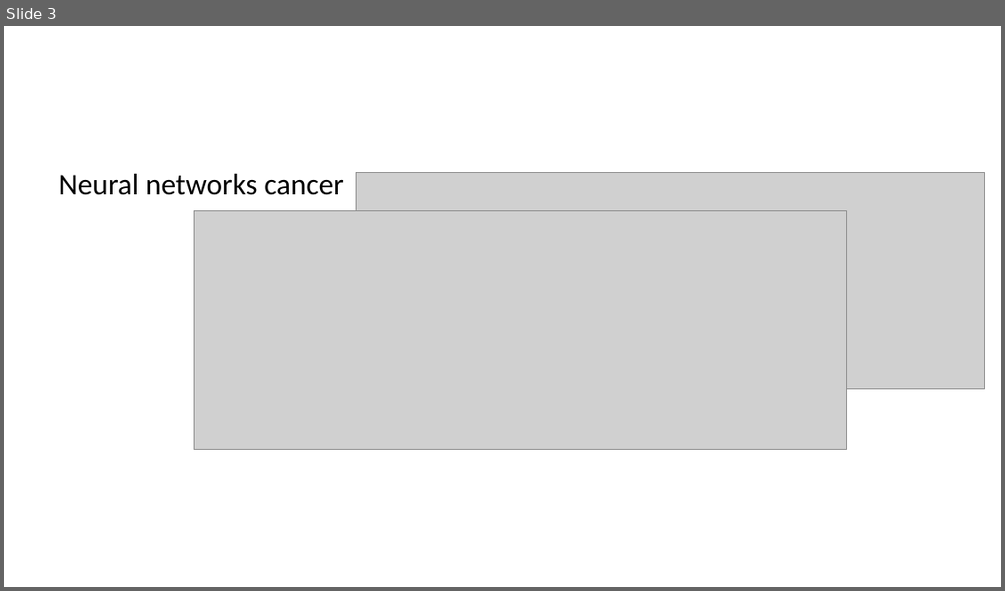
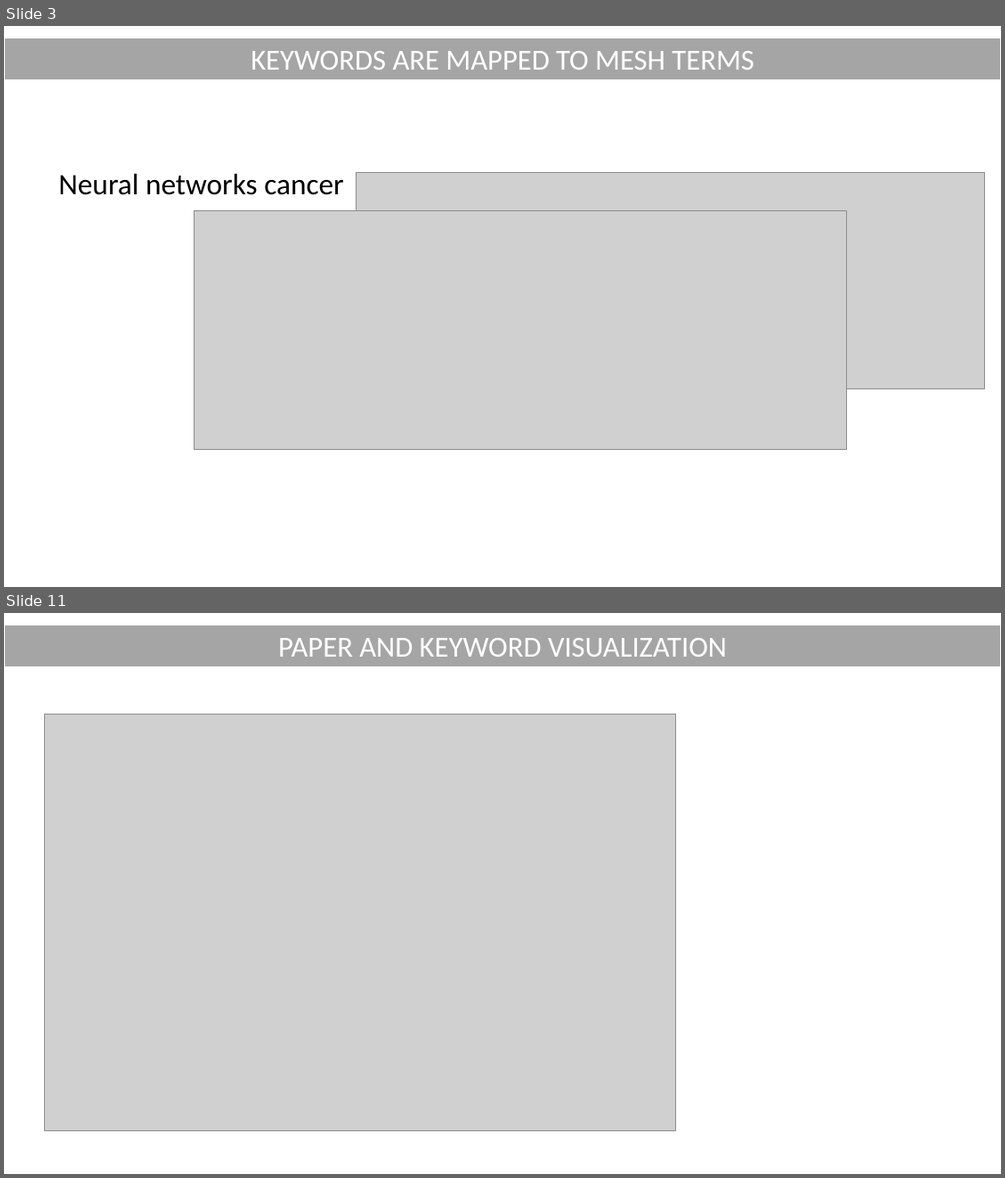
Before and after one commit to ggonzalezp/pubmedkg_recommender, a slide deck: presentation_pubmedkg.pptx. Shown one above the other, each under a label of ours: slide 3 before the commit, slides 3 and 11 after it; the slides between them are not shown. The pictures are 1005x591 and 1005x1178 pixels, drawn with LibreOffice and Linux fonts; fonts in the diff are those of the drawing; grey boxes stand for pictures. Boxes give left, top, right and bottom in pixels: in the first picture for what was removed or moved away, otherwise in the second. Text is boxed around its words. In the diff, an @@ line names an element or a change of style, - is before the commit and + after.

```diff
--- a/presentation_pubmedkg.pptx
+++ b/presentation_pubmedkg.pptx
@@ slide 11 added at (x1=4, y1=613, x2=1001, y2=1174), background #FFFFFF @@
@@ rectangle added at (x1=4, y1=625, x2=1001, y2=666), fill #A5A5A5, outline #FFFFFF 1.5 pt, 28 pt, text #FFFFFF @@
+PAPER AND KEYWORD VISUALIZATION
@@ picture added at (x1=45, y1=714, x2=676, y2=1131) @@
@@ slide 3 changed as well @@
@@ rectangle added at (x1=4, y1=38, x2=1001, y2=79), fill #A5A5A5, outline #FFFFFF 1.5 pt, 28 pt, text #FFFFFF @@
+KEYWORDS ARE MAPPED TO MESH TERMS
```
Also in this commit, not shown: 1 other slide changed, 8 other slides added, 6 slides removed, 3 other files.
